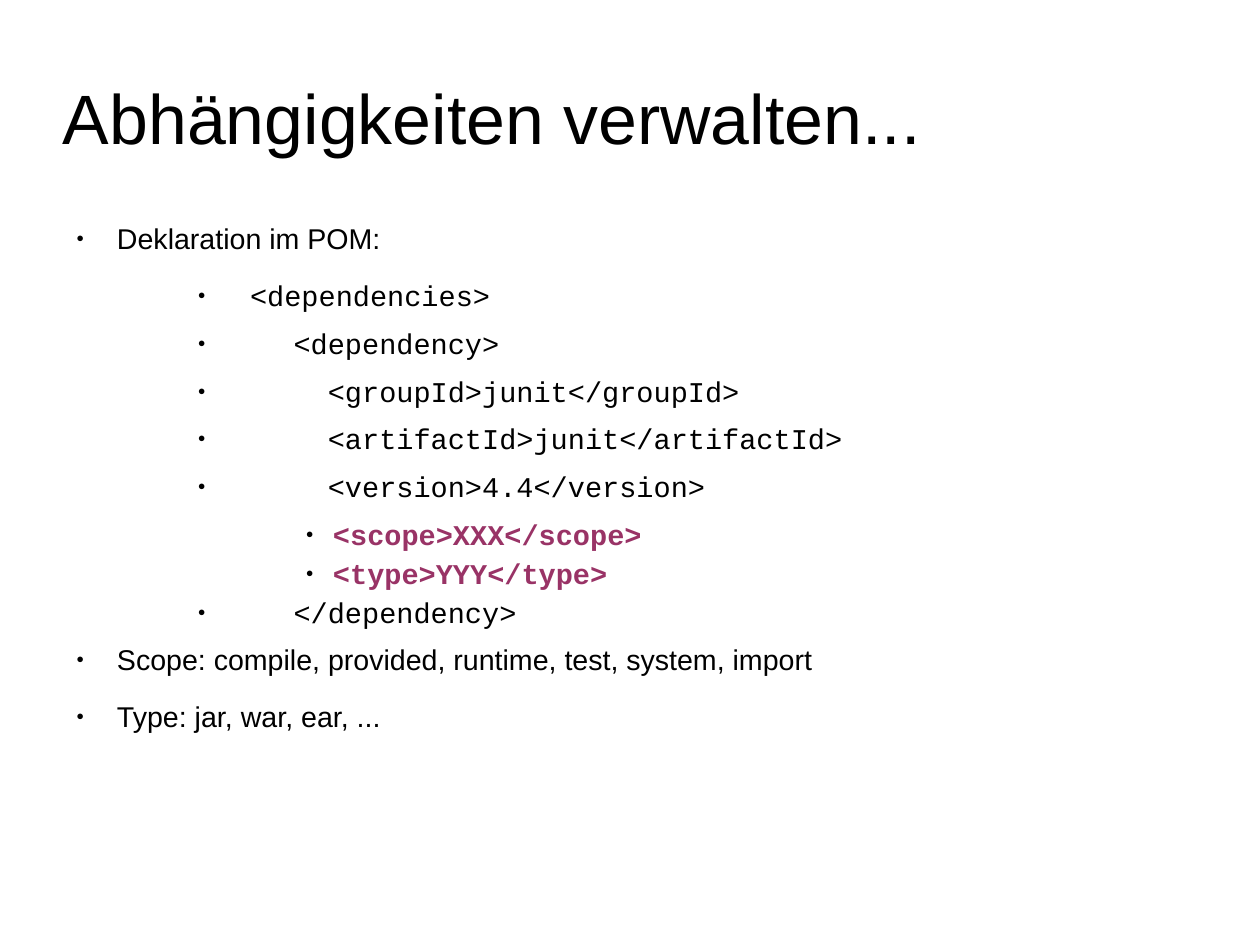
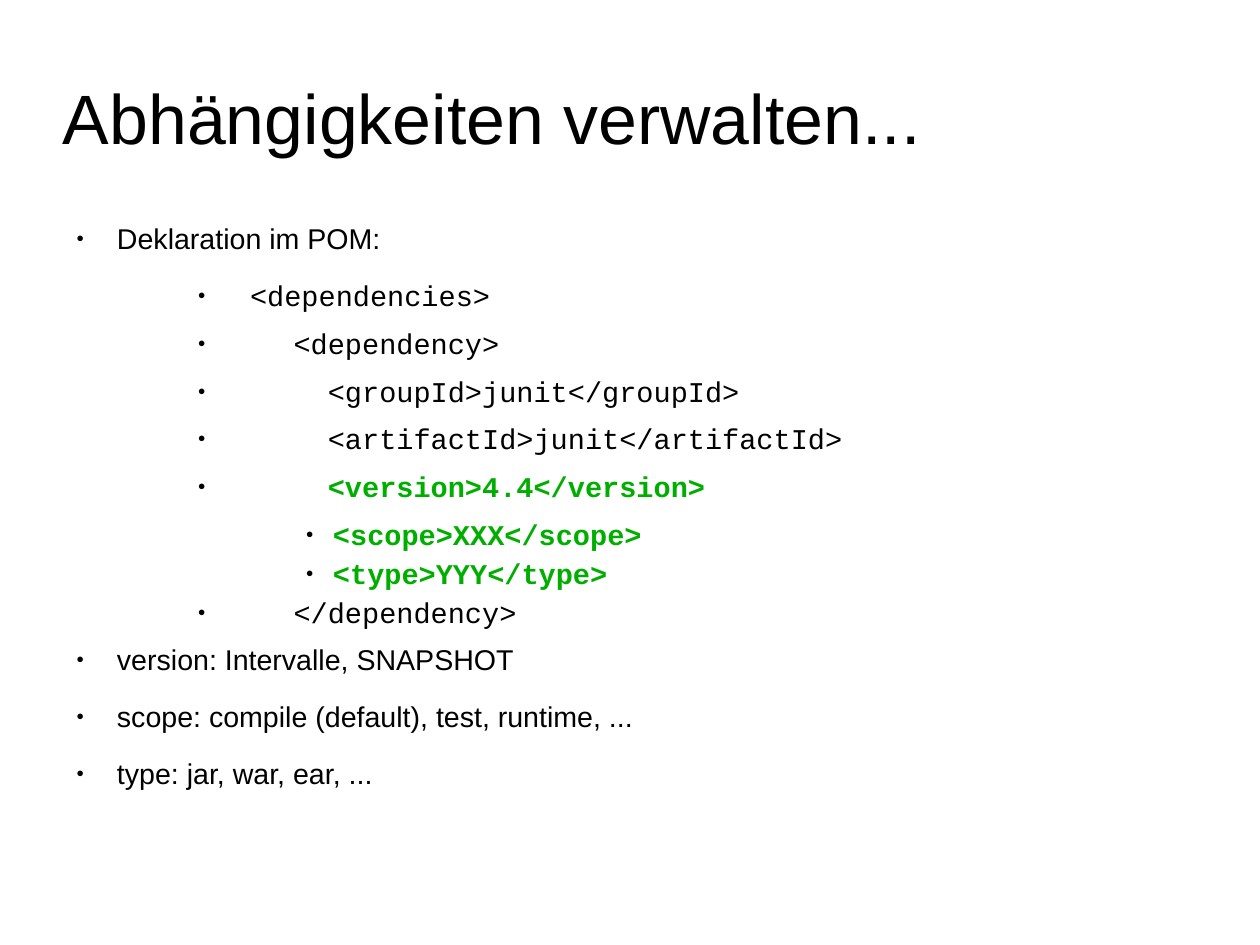
Before and after one commit to herrwieger/experttrainingbuildsystems, a slide deck: slide 8 of praesentationen/maven2.odp (slide 7 before the commit). Drawn at 1260x945 pixels with LibreOffice and Linux fonts; fonts in the diff are those of the drawing. Boxes give left, top, right and bottom in pixels: in the first picture for what was removed or moved away, otherwise in the second. Text is boxed around its words. In the diff, an @@ line names an element or a change of style, - is before the commit and + after.

```diff
--- a/praesentationen/maven2.odp
+++ b/praesentationen/maven2.odp
@@ text at (x1=328, y1=477, x2=705, y2=590): text colour #000000 to #00AE00, bold on in "<version>4.4</version>"; text colour #993366 to #00AE00 in "<scope>XXX</scope>", "<type>YYY</type>" @@
@@ text at (x1=117, y1=649, x2=601, y2=790): text changed @@
-● Scope: compile, provided, runtime, test, system, import
-● Type: jar, war, ear, ...
+● version: Intervalle, SNAPSHOT
+● scope: compile (default), test, runtime, ...
+● type: jar, war, ear, ...
```
Also in this commit, not shown: 7 other slides changed, 7 slides added, 3 slides removed.
